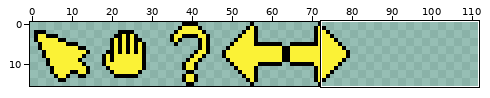
Sprite sheet -- sprites/cursor.png. Above, an overview of the earlier version with the close-up marked.
Close-up. Earlier state:
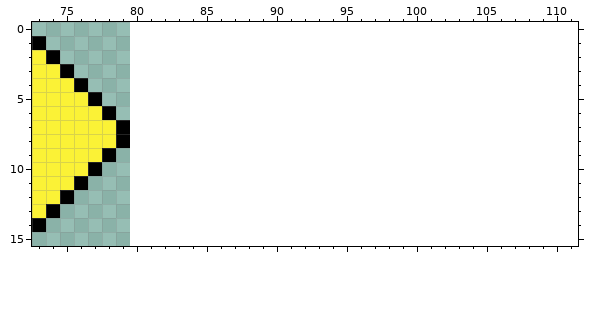
The file is 80x16 pixels. Shown: x 73..111, y 0..15. The old version is drawn lined up with the new one, on the new canvas.
New version:
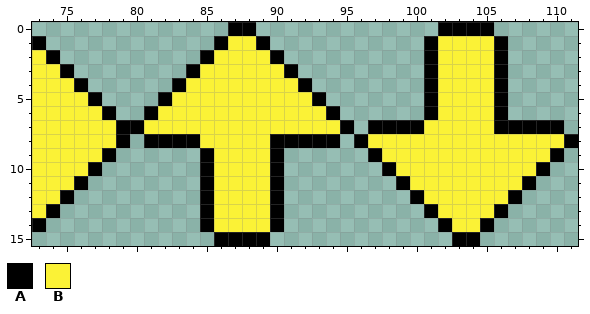
Palette (. is transparent): A #000000  B #fbf236
Difference:
canvas 80x16 -> 112x16
y 0: x 87..88 .. -> AA; x 102..105 .... -> AAAA
y 1: x 86..89 .... -> ABBA; x 101..106 ...... -> ABBBBA
y 2: x 85..90 ...... -> ABBBBA; x 101..106 ...... -> ABBBBA
y 3: x 84..91 ........ -> ABBBBBBA; x 101..106 ...... -> ABBBBA
y 4: x 83..92 .......... -> ABBBBBBBBA; x 101..106 ...... -> ABBBBA
y 5: x 82..93 ............ -> ABBBBBBBBBBA; x 101..106 ...... -> ABBBBA
y 6: x 81..94 .............. -> ABBBBBBBBBBBBA; x 101..106 ...... -> ABBBBA
y 7: x 80..95 ................ -> ABBBBBBBBBBBBBBA; x 97..110 .............. -> AAAABBBBBAAAAA
y 8: x 81..94 .............. -> AAAABBBBBAAAAA; x 96..111 ................ -> ABBBBBBBBBBBBBBA
y 9: x 85..90 ...... -> ABBBBA; x 97..110 .............. -> ABBBBBBBBBBBBA
y 10: x 85..90 ...... -> ABBBBA; x 98..109 ............ -> ABBBBBBBBBBA
y 11: x 85..90 ...... -> ABBBBA; x 99..108 .......... -> ABBBBBBBBA
y 12: x 85..90 ...... -> ABBBBA; x 100..107 ........ -> ABBBBBBA
y 13: x 85..90 ...... -> ABBBBA; x 101..106 ...... -> ABBBBA
y 14: x 85..90 ...... -> ABBBBA; x 102..105 .... -> ABBA
y 15: x 86..89 .... -> AAAA; x 103..104 .. -> AA
Changed places in both close-ups, as pixel boxes (x1, y1, x2, y2):
added: (130, 22, 578, 246)
